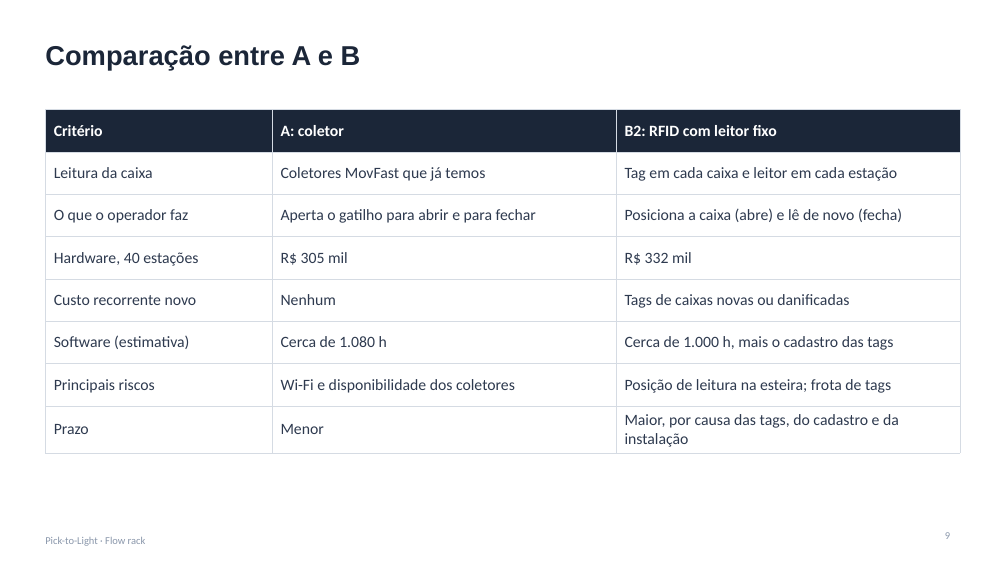
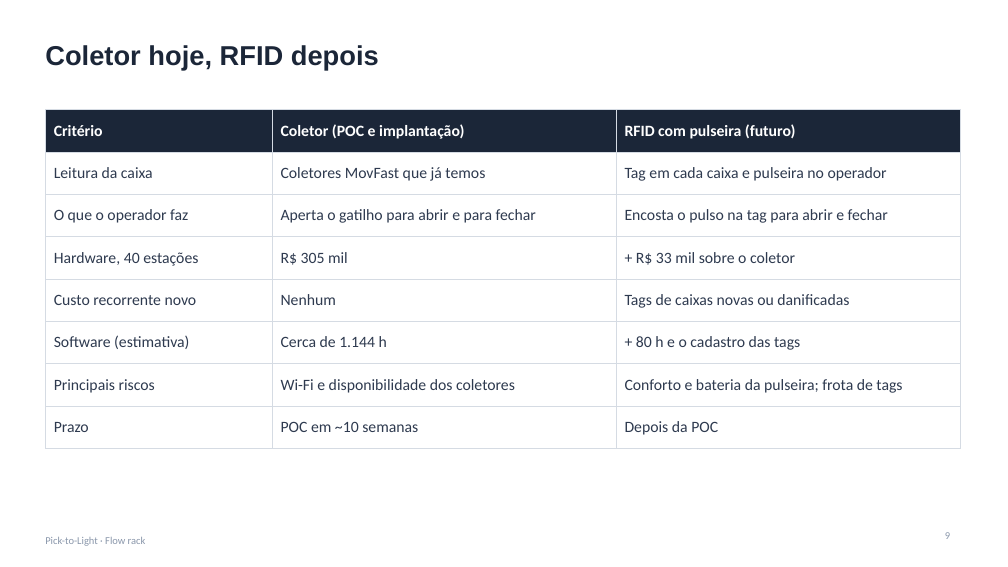
Before and after one commit to jivo88/picking_to_light, a slide deck: slide 9 of projeto/entregaveis/Apresentacao_PTL.pptx. Drawn at 1008x567 pixels with LibreOffice and Linux fonts; fonts in the diff are those of the drawing. Boxes give left, top, right and bottom in pixels: in the first picture for what was removed or moved away, otherwise in the second. Text is boxed around its words. In the diff, an @@ line names an element or a change of style, - is before the commit and + after.

```diff
--- a/projeto/entregaveis/Apresentacao_PTL.pptx
+++ b/projeto/entregaveis/Apresentacao_PTL.pptx
@@ title at (45, 45, 379, 70): text changed @@
-Comparação entre A e B
+Coletor hoje, RFID depois
@@ table at (45, 110, 960, 439) @@
-row 1, column 2: A: coletor
+row 1, column 2: Coletor (POC e implantação)
-row 1, column 3: B2: RFID com leitor fixo
+row 1, column 3: RFID com pulseira (futuro)
-row 2, column 3: Tag em cada caixa e leitor em cada estação
+row 2, column 3: Tag em cada caixa e pulseira no operador
-row 3, column 3: Posiciona a caixa (abre) e lê de novo (fecha)
+row 3, column 3: Encosta o pulso na tag para abrir e fechar
-row 4, column 3: R$ 332 mil
+row 4, column 3: + R$ 33 mil sobre o coletor
-row 6, column 2: Cerca de 1.080 h
+row 6, column 2: Cerca de 1.144 h
-row 6, column 3: Cerca de 1.000 h, mais o cadastro das tags
+row 6, column 3: + 80 h e o cadastro das tags
-row 7, column 3: Posição de leitura na esteira; frota de tags
+row 7, column 3: Conforto e bateria da pulseira; frota de tags
-row 8, column 2: Menor
+row 8, column 2: POC em ~10 semanas
-row 8, column 3: Maior, por causa das tags, do cadastro e da instalação
+row 8, column 3: Depois da POC
```
Also in this commit, not shown: 6 other slides changed, 14 other files.
